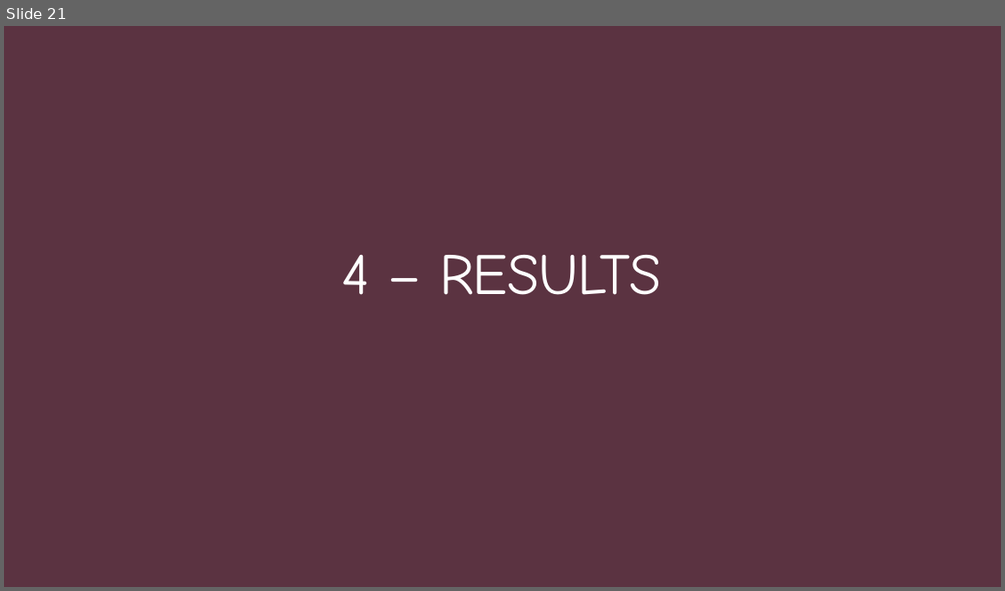
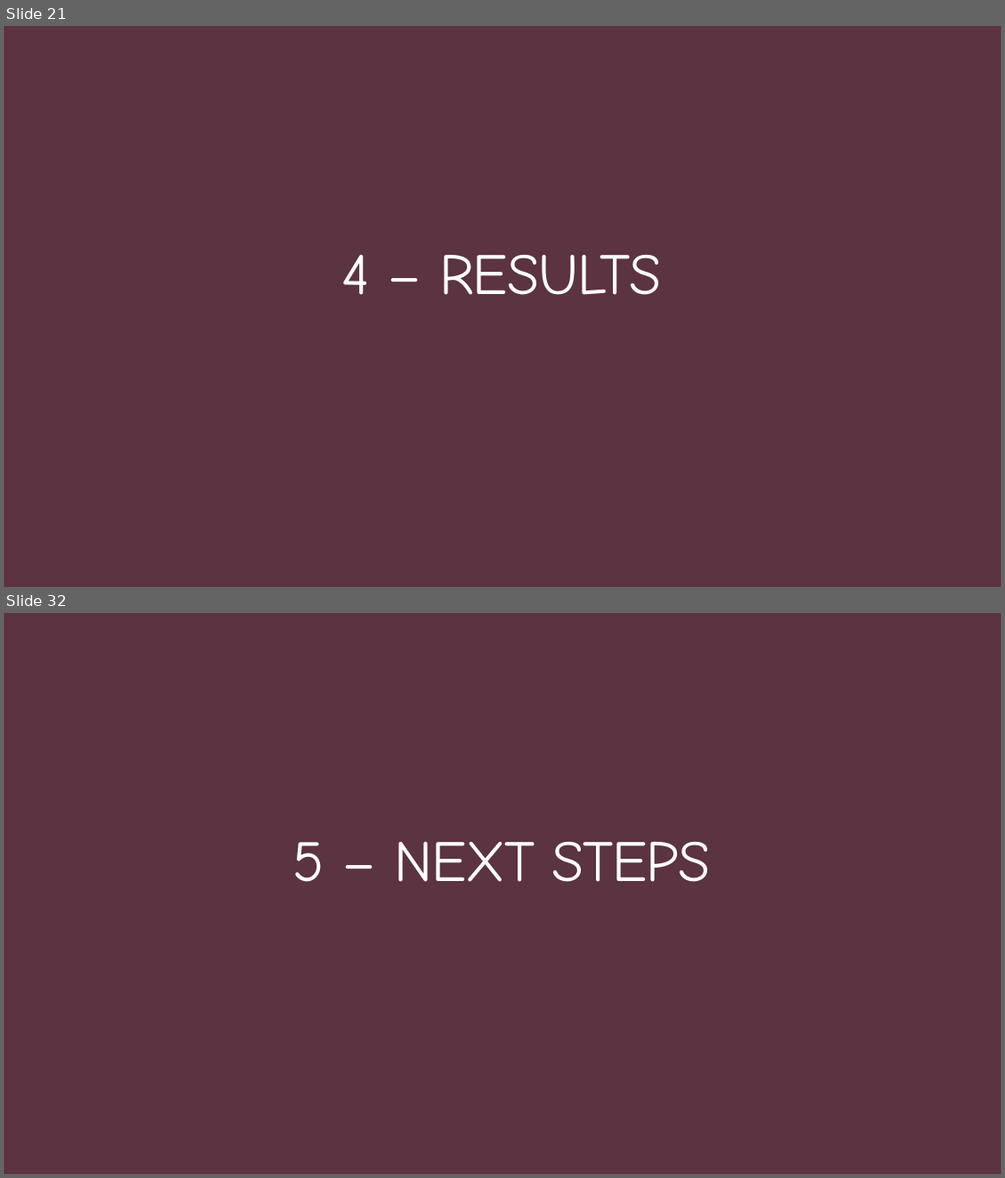
Before and after one commit to nickspeelman/CRA_bot, a slide deck: Causing Confusion in The Chinese Room.pptx. Shown one above the other, each under a label of ours: slide 21 before the commit, slides 21 and 32 after it; the slides between them are not shown. The pictures are 1005x591 and 1005x1178 pixels, drawn with LibreOffice and Linux fonts; fonts in the diff are those of the drawing. Boxes give left, top, right and bottom in pixels: in the first picture for what was removed or moved away, otherwise in the second. Text is boxed around its words. In the diff, an @@ line names an element or a change of style, - is before the commit and + after.

```diff
--- a/Causing Confusion in The Chinese Room.pptx
+++ b/Causing Confusion in The Chinese Room.pptx
@@ slide 32 added at (4, 613, 1001, 1174), background #41242E; not listed: 1 template element that a slide beside it also shows @@
@@ title added at (293, 842, 711, 882), 56 pt, text #FFFFFF @@
+5 – NEXT STEPS
```
Also in this commit, not shown: 1 slide changed, 13 other slides added, 1 slide removed, 1 other file.
